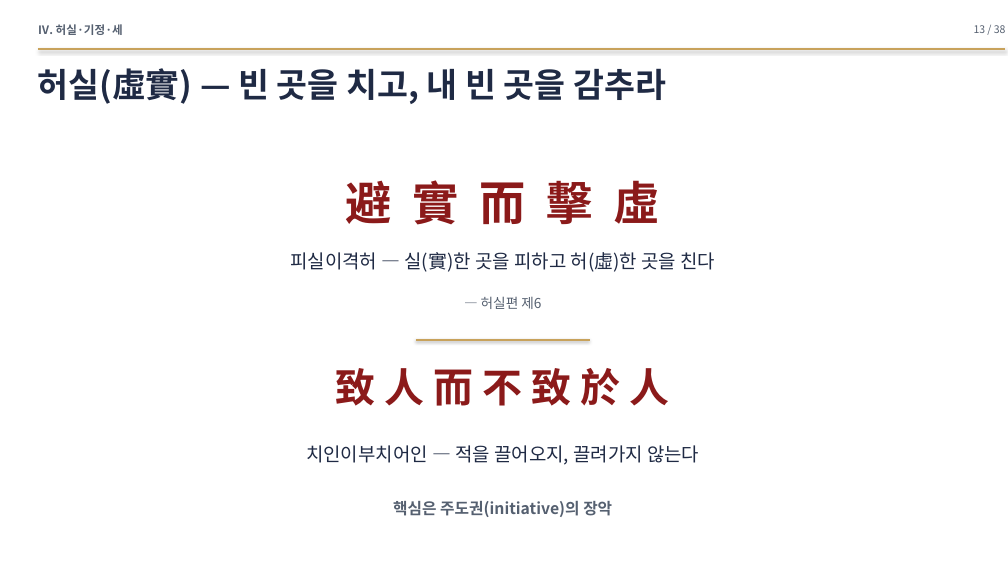
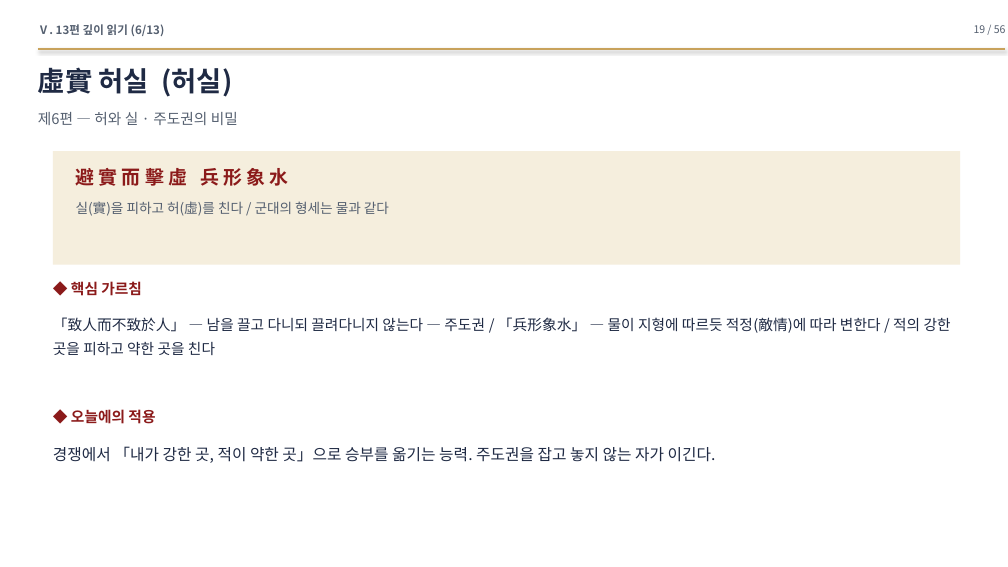
Before and after one commit to hpark1947/Oriental-Classics2, a slide deck: slide 19 of 발표자료/손자병법_발표자료.pptx (slide 13 before the commit). Drawn at 1008x567 pixels with LibreOffice and Linux fonts; fonts in the diff are those of the drawing. Boxes give left, top, right and bottom in pixels: in the first picture for what was removed or moved away, otherwise in the second. Text is boxed around its words. In the diff, an @@ line names an element or a change of style, - is before the commit and + after.

```diff
--- a/발표자료/손자병법_발표자료.pptx
+++ b/발표자료/손자병법_발표자료.pptx
@@ text at [38,24,165,36]: text changed @@
-Ⅳ. 허실·기정·세
+Ⅴ. 13편 깊이 읽기 (6/13)
@@ text at [974,25,1006,33]: text changed @@
-13 / 38
+19 / 56
@@ text at [38,67,232,97]: text changed; size 32 to 26 pt @@
-허실(虛實) — 빈 곳을 치고, 내 빈 곳을 감추라
+虛實 허실 (허실)
@@ text at [38,112,238,125]: text changed; size 44 to 14 pt; text colour #8B1A1A to #556070; bold off @@
-避 實 而 擊 虛
+제6편 — 허와 실 · 주도권의 비밀
@@ rectangle added at [53,151,960,265], fill #F5EEDD @@
@@ text at [76,164,389,216]: text changed @@
-— 허실편 제6
+避 實 而 擊 虛 兵 形 象 水
+실(實)을 피하고 허(虛)를 친다 / 군대의 형세는 물과 같다
@@ text removed at [290,252,715,272] @@
-피실이격허 — 실(實)한 곳을 피하고 허(虛)한 곳을 친다
@@ text added at [71,281,142,296], 14 pt, text #8B1A1A, bold @@
+◆ 핵심 가르침
@@ text at [53,317,951,355]: text changed; size 38 to 14 pt; text colour #8B1A1A to #1F2A44; bold off @@
-致 人 而 不 致 於 人
+「致人而不致於人」 — 남을 끌고 다니되 끌려다니지 않는다 — 주도권 / 「兵形象水」 — 물이 지형에 따르듯 적정(敵情)에 따라 변한다 / 적의 강한 곳을 피하고 약한 곳을 친다
@@ line removed from (416, 340) to (590, 340) @@
@@ text at [71,409,155,424]: text changed; size 18 to 14 pt; text colour #1F2A44 to #8B1A1A; bold on @@
-치인이부치어인 — 적을 끌어오지, 끌려가지 않는다
+◆ 오늘에의 적용
@@ text at [53,446,716,463]: text changed; text colour #556070 to #1F2A44; bold off @@
-핵심은 주도권(initiative)의 장악
+경쟁에서 「내가 강한 곳, 적이 약한 곳」으로 승부를 옮기는 능력. 주도권을 잡고 놓지 않는 자가 이긴다.
```
Also in this commit, not shown: 7 other slides changed, 48 slides added, 30 slides removed, 1 other file.
